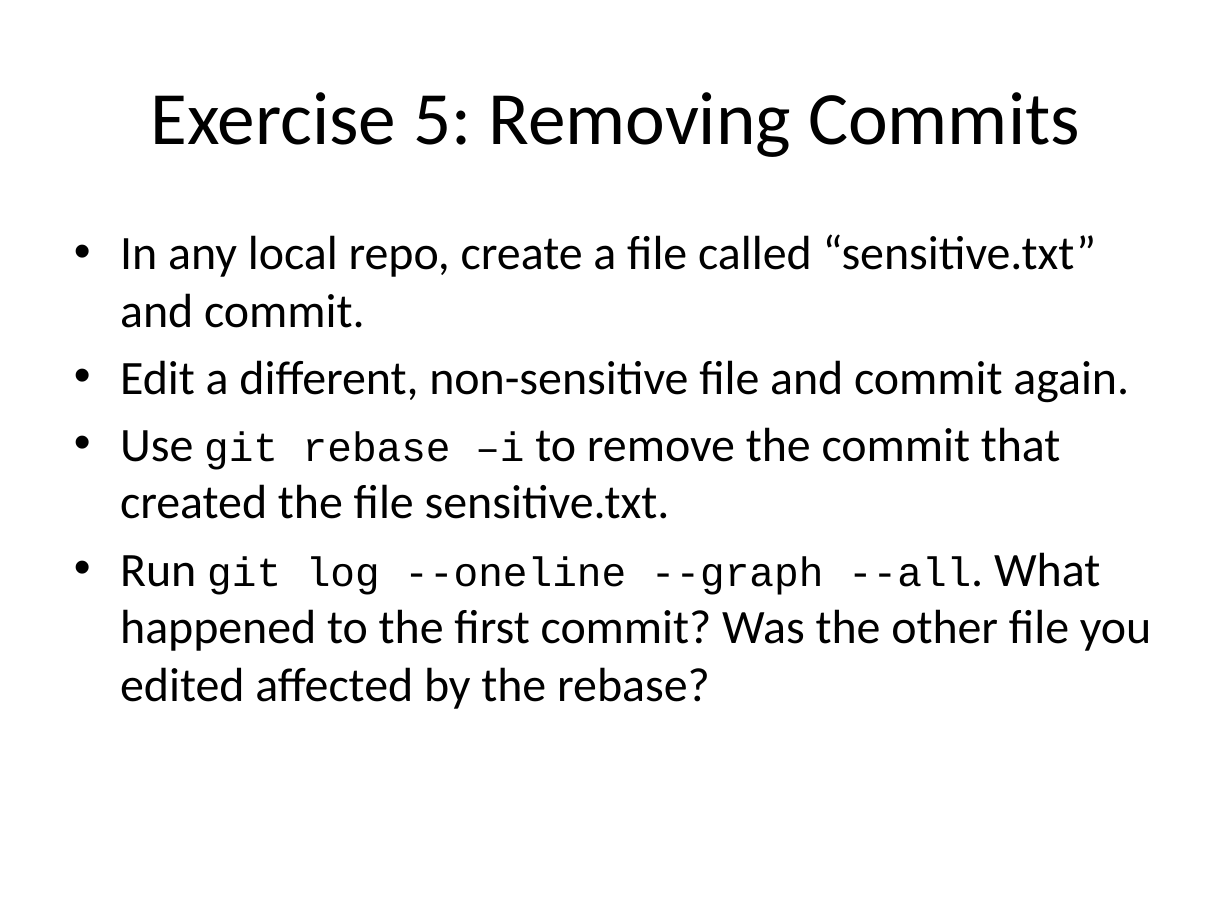
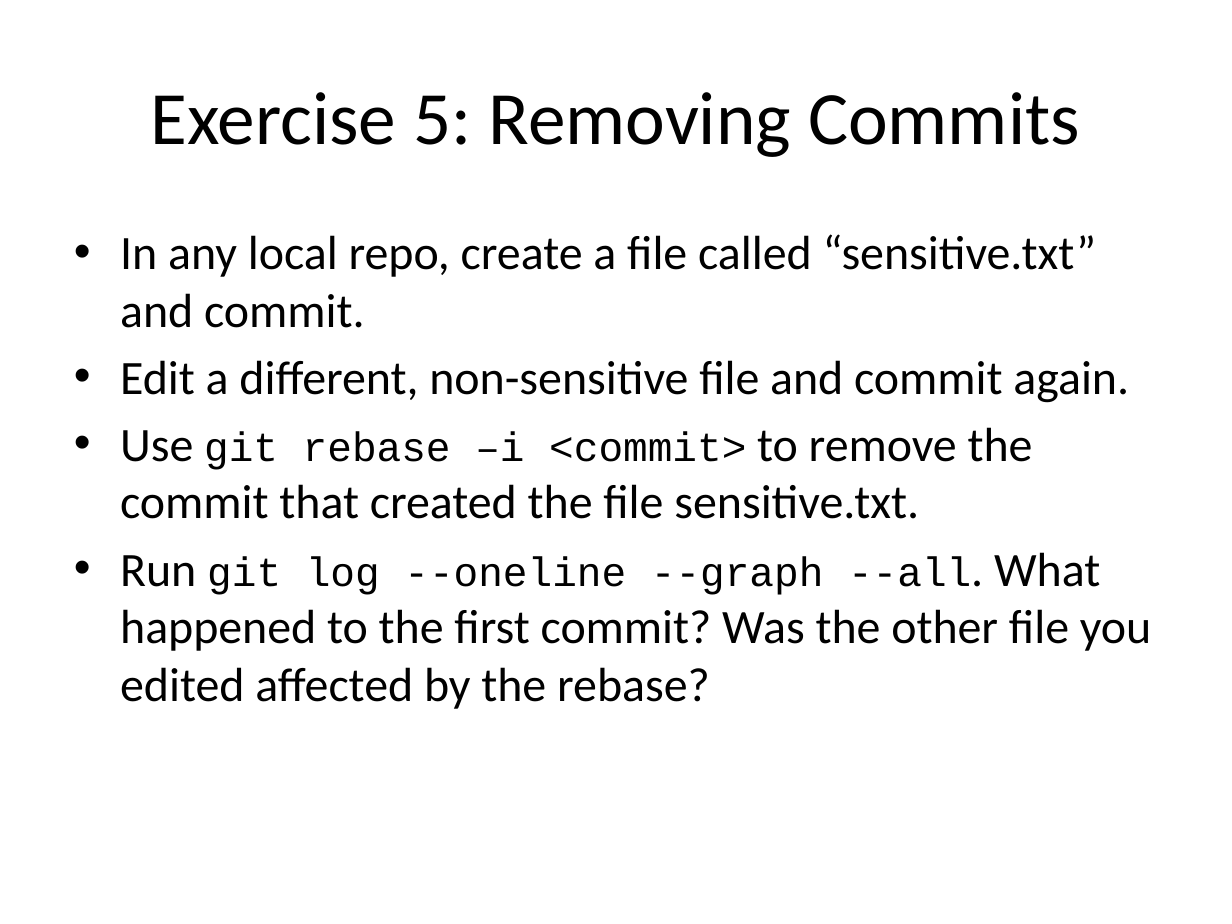
Before and after one commit to nuitrcs/intermediate-git-workshop, a slide deck: slide 19 of Intermediate Git and GitHub.pptx. Drawn at 1232x924 pixels with LibreOffice and Linux fonts; fonts in the diff are those of the drawing; background and template pictures are left out. Boxes give left, top, right and bottom in pixels: in the first picture for what was removed or moved away, otherwise in the second. Text is boxed around its words. In the diff, an @@ line names an element or a change of style, - is before the commit and + after.

Commit message:
fixed exercise

```diff
--- a/Intermediate Git and GitHub.pptx
+++ b/Intermediate Git and GitHub.pptx
@@ text at [120, 427, 1033, 519]: text changed @@
-• Use git rebase –i to remove the commit that created the file sensitive.txt.
+• Use git rebase –i <commit> to remove the commit that created the file sensitive.txt.
```
Also in this commit, not shown: 1 other slide changed.
